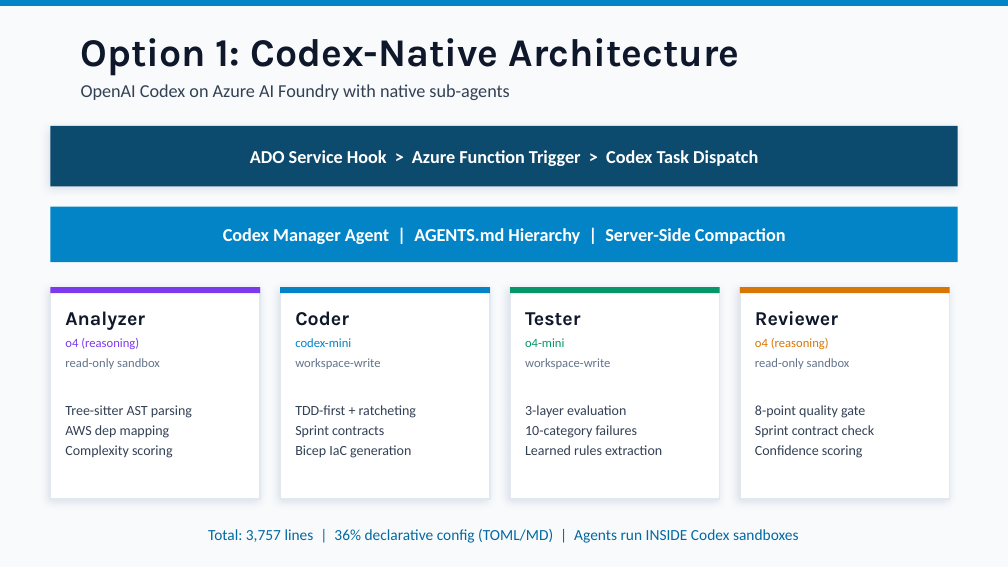
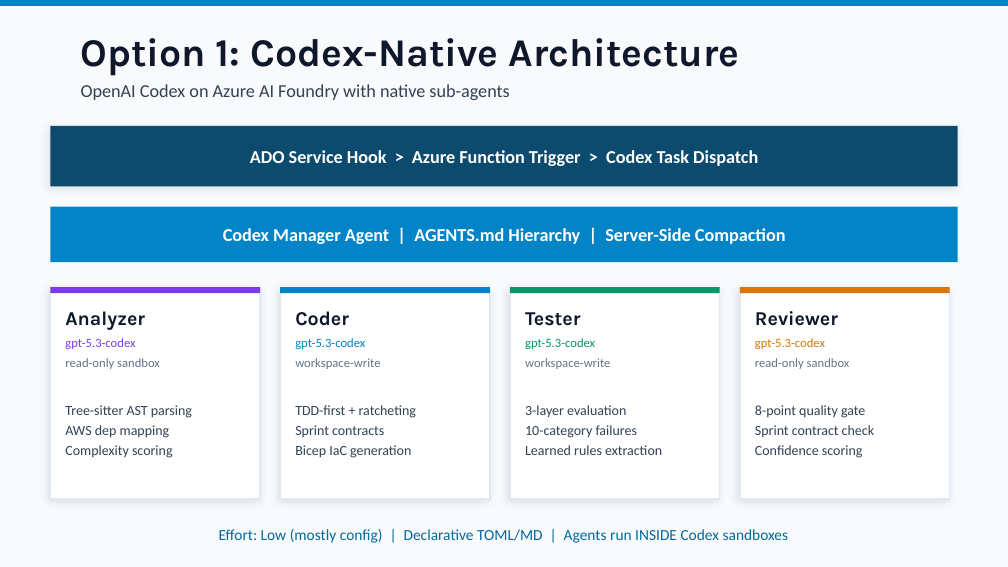
Before and after one commit to cwijayasundara/legacy_mod_maf_v1, a slide deck: slide 3 of Migration-Agent-Architecture-Options.pptx. Drawn at 1008x567 pixels with LibreOffice and Linux fonts; fonts in the diff are those of the drawing. Boxes give left, top, right and bottom in pixels: in the first picture for what was removed or moved away, otherwise in the second. Text is boxed around its words. In the diff, an @@ line names an element or a change of style, - is before the commit and + after.

```diff
--- a/Migration-Agent-Architecture-Options.pptx
+++ b/Migration-Agent-Architecture-Options.pptx
@@ text at <box>65,338,135,349</box>: text changed @@
-o4 (reasoning)
+gpt-5.3-codex
@@ text at <box>295,338,365,349</box>: text changed @@
-codex-mini
+gpt-5.3-codex
@@ text at <box>525,338,595,349</box>: text changed @@
-o4-mini
+gpt-5.3-codex
@@ text at <box>755,338,825,349</box>: text changed @@
-o4 (reasoning)
+gpt-5.3-codex
@@ text at <box>219,529,789,543</box>: text changed @@
-Total: 3,757 lines | 36% declarative config (TOML/MD) | Agents run INSIDE Codex sandboxes
+Effort: Low (mostly config) | Declarative TOML/MD | Agents run INSIDE Codex sandboxes
```
Also in this commit, not shown: 9 other slides changed, 1 other file.
